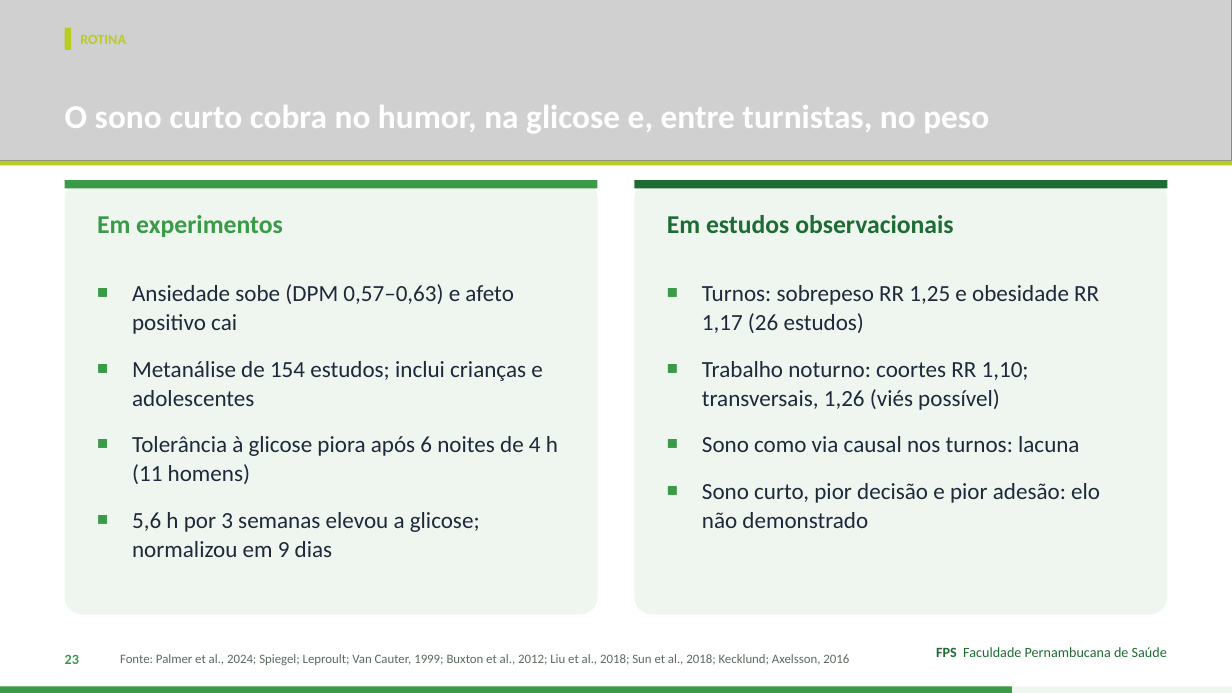
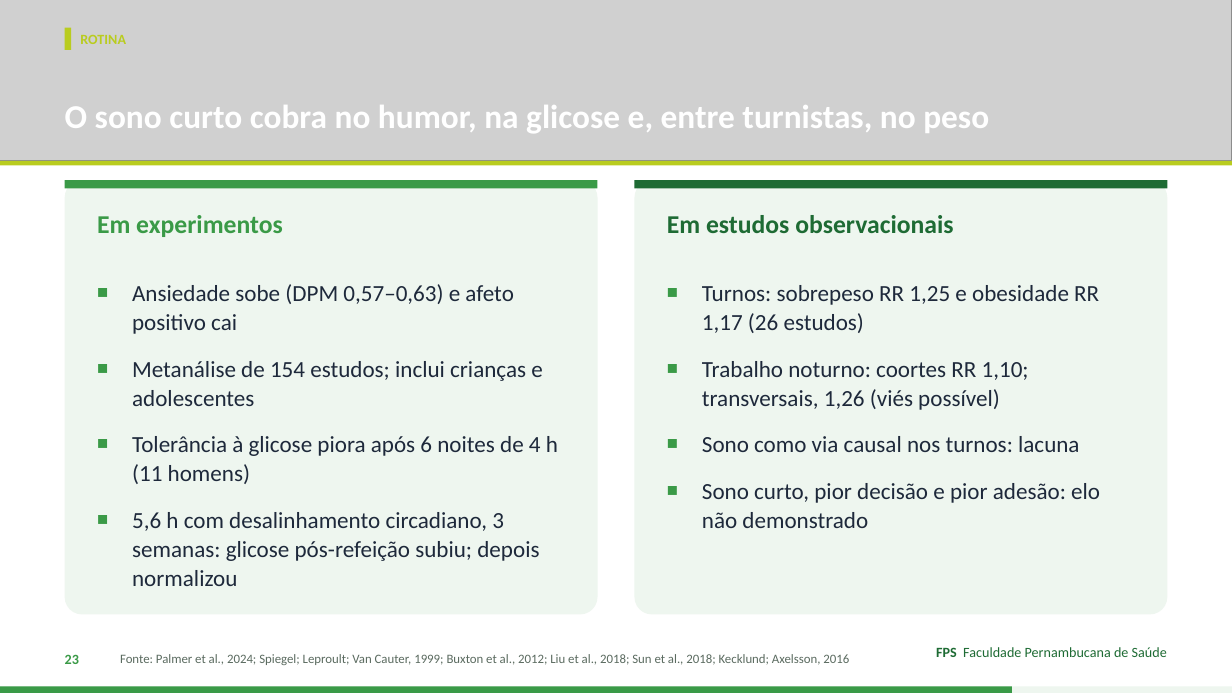
Before and after one commit to Institutomoraisandrade/CRM, a slide deck: slide 23 of trabalho-fps/trabalhos/2026-11-10-sono/apresentacao.pptx. Drawn at 1232x693 pixels with LibreOffice and Linux fonts; fonts in the diff are those of the drawing; grey boxes stand for pictures. Boxes give left, top, right and bottom in pixels: in the first picture for what was removed or moved away, otherwise in the second. Text is boxed around its words. In the diff, an @@ line names an element or a change of style, - is before the commit and + after.

```diff
--- a/trabalho-fps/trabalhos/2026-11-10-sono/apresentacao.pptx
+++ b/trabalho-fps/trabalhos/2026-11-10-sono/apresentacao.pptx
@@ text at (132, 512, 539, 586): text changed @@
-■ 5,6 h por 3 semanas elevou a glicose; normalizou em 9 dias
+■ 5,6 h com desalinhamento circadiano, 3 semanas: glicose pós-refeição subiu; depois normalizou
```
Also in this commit, not shown: 2 other slides changed, 7 other files.
